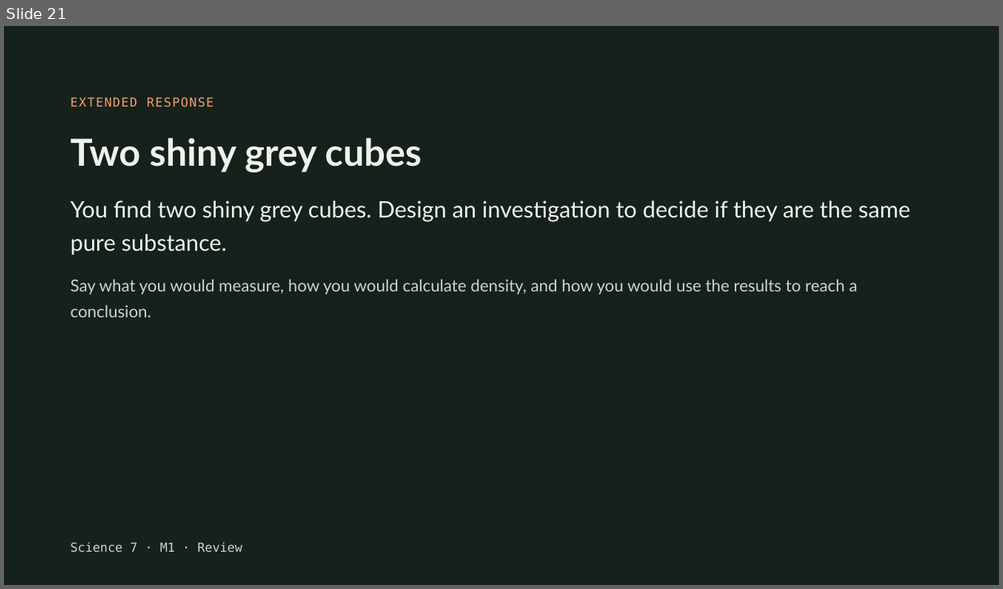
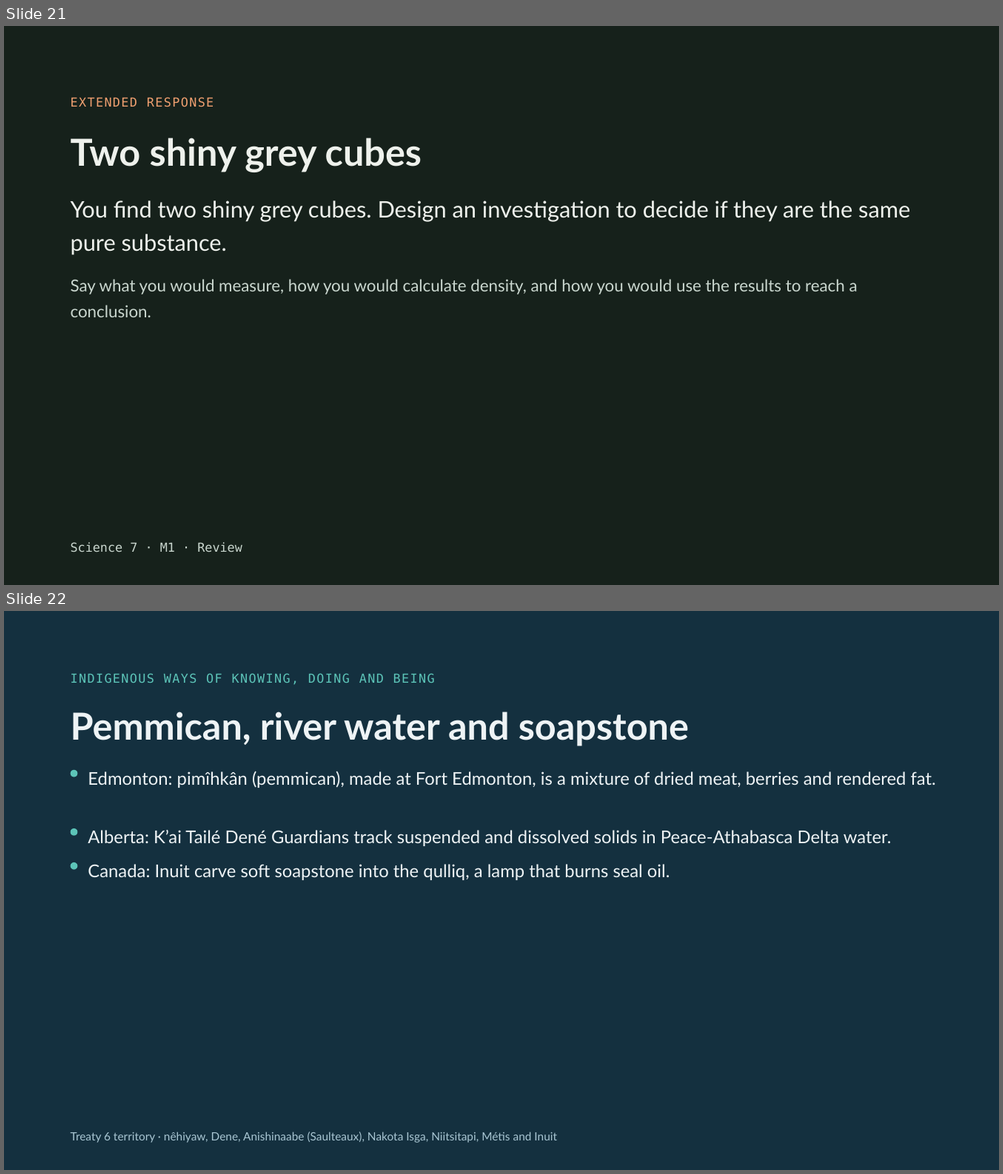
Before and after one commit to cebren/science-labs, a slide deck: science-starter-pack/slides/grade-7/matter-sorter-slides/matter-sorter-slides.pptx. Shown one above the other, each under a label of ours: slide 21 before the commit, slides 21 and 22 after it. The pictures are 1003x589 and 1003x1174 pixels, drawn with LibreOffice and Linux fonts; fonts in the diff are those of the drawing. Boxes give left, top, right and bottom in pixels: in the first picture for what was removed or moved away, otherwise in the second. Text is boxed around its words. In the diff, an @@ line names an element or a change of style, - is before the commit and + after.

```diff
--- a/science-starter-pack/slides/grade-7/matter-sorter-slides/matter-sorter-slides.pptx
+++ b/science-starter-pack/slides/grade-7/matter-sorter-slides/matter-sorter-slides.pptx
@@ slide 22 added at (4, 611, 999, 1170), background #14303F @@
@@ text added at (71, 673, 435, 684), 12 pt, text #5CC4B8 @@
+INDIGENOUS WAYS OF KNOWING, DOING AND BEING
@@ text added at (71, 712, 688, 746), 36 pt, text #EEF3F5, bold @@
+Pemmican, river water and soapstone
@@ rounded rectangle added at (71, 770, 78, 777), fill #5CC4B8 @@
@@ text added at (88, 771, 936, 788), 17 pt, text #EEF3F5 @@
+Edmonton: pimîhkân (pemmican), made at Fort Edmonton, is a mixture of dried meat, berries and rendered fat.
@@ rounded rectangle added at (71, 829, 78, 836), fill #5CC4B8 @@
@@ text added at (88, 830, 891, 846), 17 pt, text #EEF3F5 @@
+Alberta: K’ai Tailé Dené Guardians track suspended and dissolved solids in Peace-Athabasca Delta water.
@@ rounded rectangle added at (71, 863, 78, 870), fill #5CC4B8 @@
@@ text added at (88, 864, 669, 880), 17 pt, text #EEF3F5 @@
+Canada: Inuit carve soft soapstone into the qulliq, a lamp that burns seal oil.
@@ text added at (71, 1132, 557, 1143), 11 pt, text #A9C6D3 @@
+Treaty 6 territory · nêhiyaw, Dene, Anishinaabe (Saulteaux), Nakota Isga, Niitsitapi, Métis and Inuit
```
Also in this commit, not shown: 15 other files.
